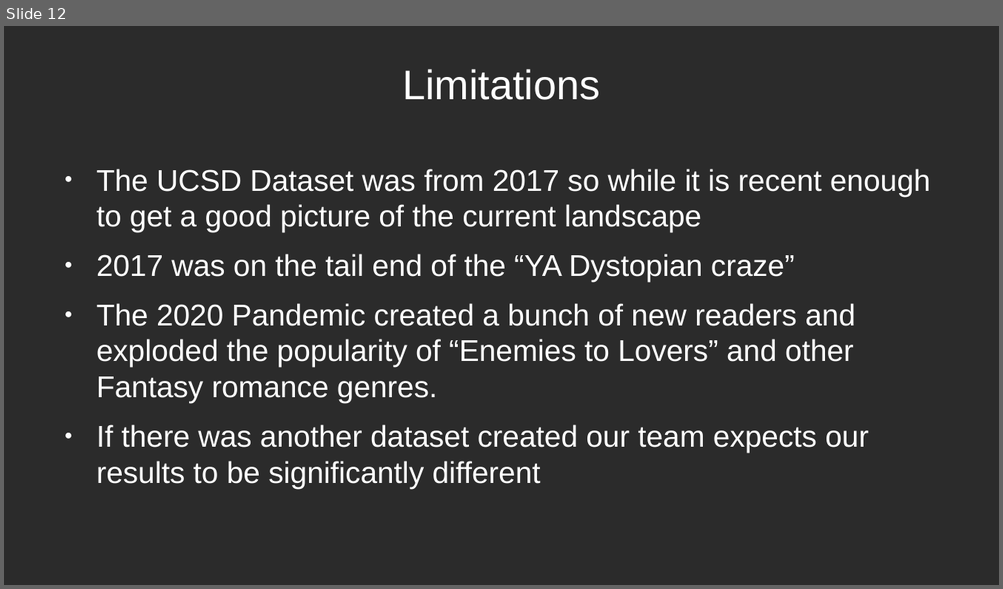
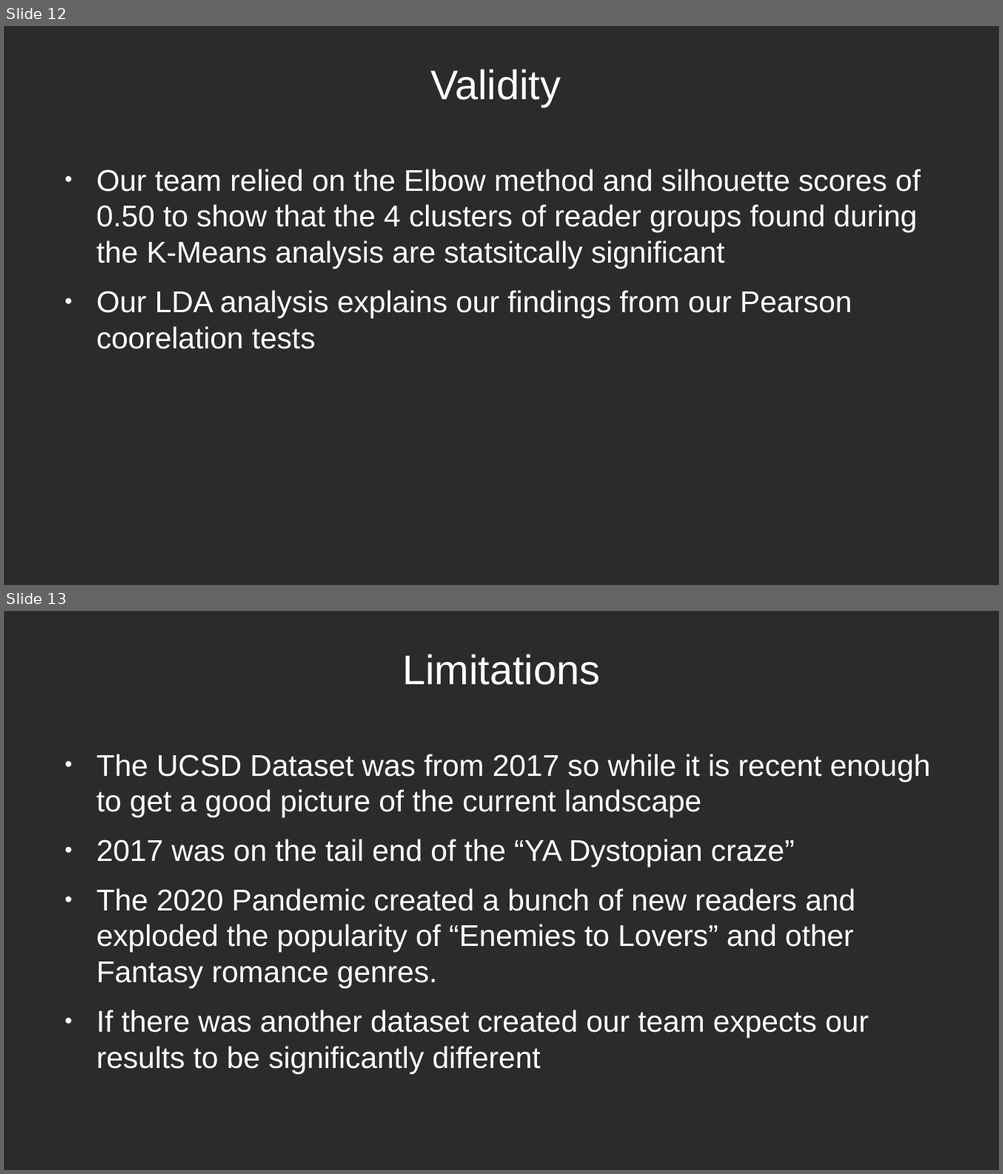
Before and after one commit to crystalstorm466/cs4412-project, a slide deck: docs/CS4412_David_Holland_Slides.odp. Shown one above the other, each under a label of ours: slide 12 before the commit, slides 12 and 13 after it. The pictures are 1003x589 and 1003x1174 pixels, drawn with LibreOffice and Linux fonts; fonts in the diff are those of the drawing; background and template pictures are left out; a plain dark background stands for a picture behind light text. Boxes give left, top, right and bottom in pixels: in the first picture for what was removed or moved away, otherwise in the second. Text is boxed around its words. In the diff, an @@ line names an element or a change of style, - is before the commit and + after.

```diff
--- a/docs/CS4412_David_Holland_Slides.odp
+++ b/docs/CS4412_David_Holland_Slides.odp
@@ slide 12 added at (4,26,999,585), background picture (left out) @@
@@ title added at (430,69,560,107), 33 pt, text #FFFFFF @@
+Validity
@@ text added at (96,169,920,349), 24 pt, text #FFFFFF @@
+● Our team relied on the Elbow method and silhouette scores of 0.50 to show that the 4 clusters of reader groups found during the K-Means analysis are statsitcally significant
+● Our LDA analysis explains our findings from our Pearson coorelation tests
@@ what was slide 12 is now slide 13 @@
```
Also in this commit, not shown: 2 slides changed.
